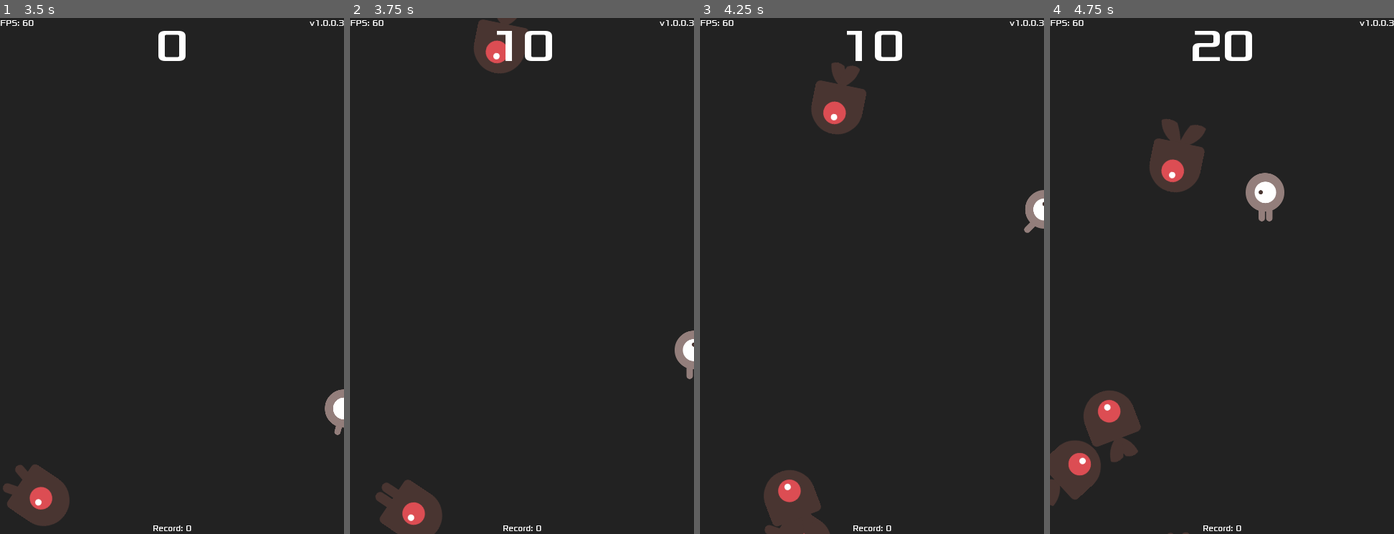
Above: before the commit, frames 1-4 (left to right).
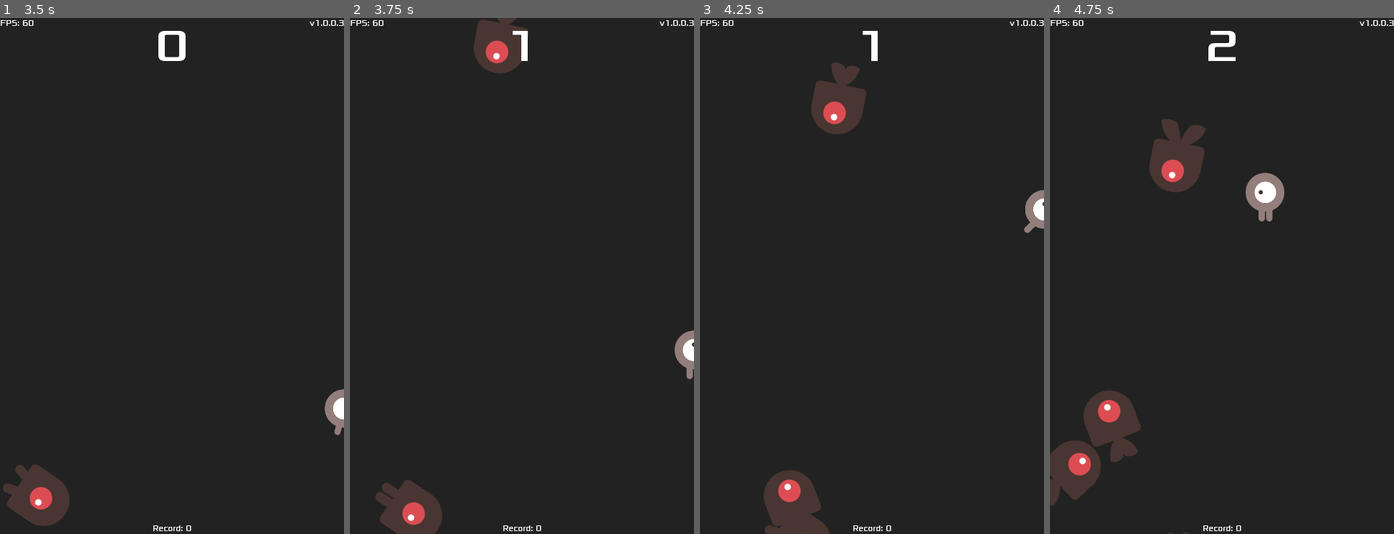
Above: after the commit, the same moments.

Repository: EvannG1/Godot-DodgeTheCreeps
Game: Godot game, scene res://Main.tscn
Same seed, same stepped clock (60 frames per second), same inputs: the game is played once before the commit and once after it.
Inputs:
- Up to frame 1 (3.5 s): click "Jouer" at 0.5 s; tap Enter at 1.25 s; hold Right (ui_right) 1.28-2.03 s; hold Down (ui_down) 2.03-2.78 s; hold Right (ui_right) from 2.78 s (still down)
- Up to frame 2 (3.75 s): release Right (ui_right) at 3.53 s; hold Up (ui_up) from 3.53 s (still down)
- Up to frame 3 (4.25 s): keep holding Up (ui_up)
- Up to frame 4 (4.75 s): release Up (ui_up) at 4.28 s; hold Left (ui_left) from 4.28 s (still down)

Frame 1 is identical in both runs. In frame 2, 0.5% of the frame differs, in the area x 42-59%, y 2-9%; in frame 3, 0.5%; in frame 4, 0.5%, in the area x 41-59%, y 2-9%.

Commit message:
Fix de l'incrémentation

Diff:
--- a/Main.gd
+++ b/Main.gd
@@ -49,7 +49,7 @@
 	mob.linear_velocity = mob.linear_velocity.rotated(direction)
 
 func _on_ScoreTimer_timeout():
-	score += 10
+	score += 1
 	$HUD.update_score(score)
 
 func _on_StartTimer_timeout():
